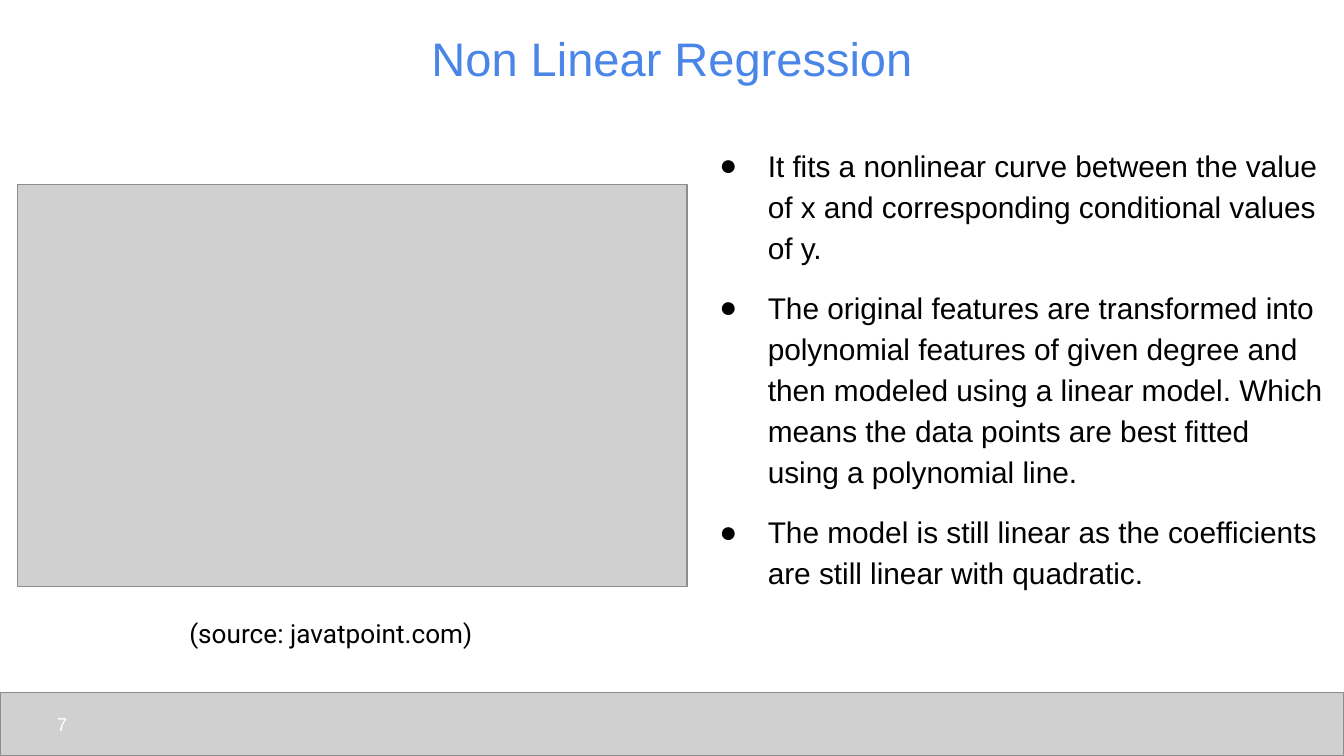
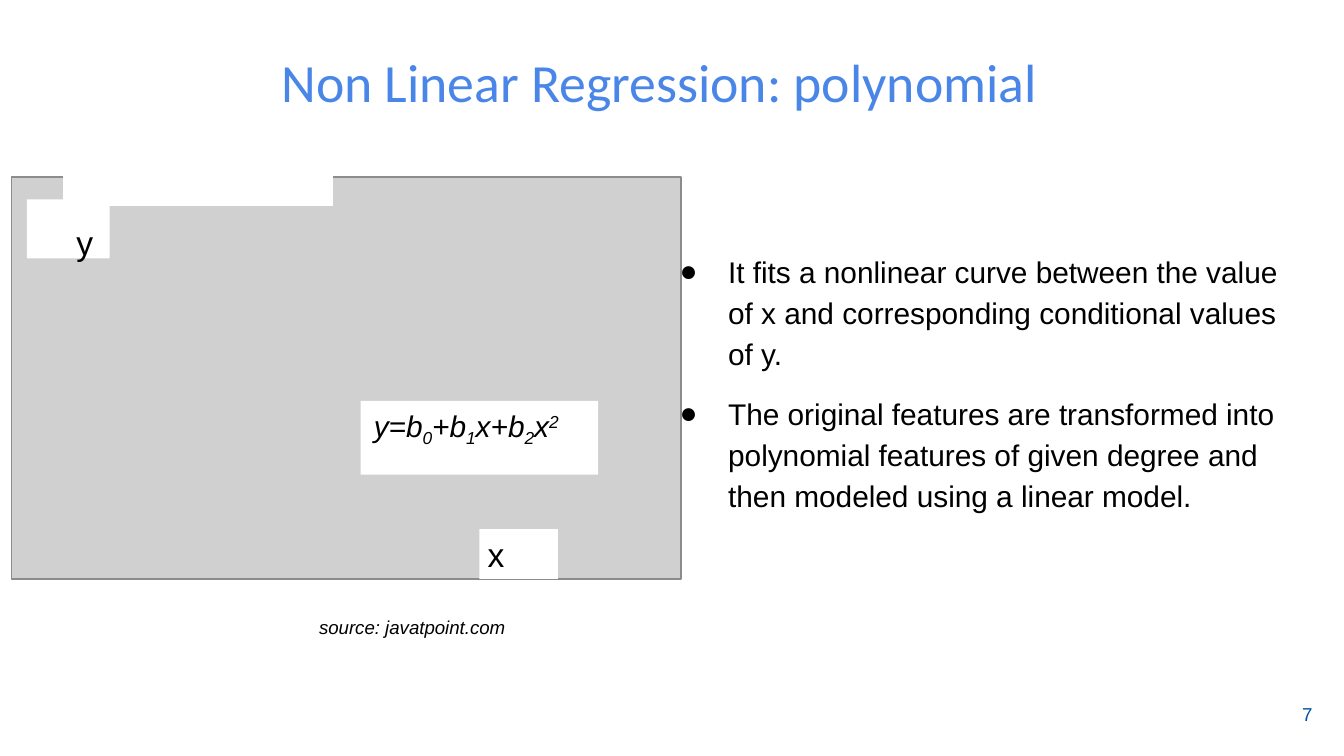
Before and after one commit to udel-cbcb/NIGMS-Sandbox-UD, a slide deck: slide 8 of Submodule_4/Lectures/Submodule_4_Lecture_1_ML_Models_and_Model_Evaluation.pptx (slide 7 before the commit). Drawn at 1344x756 pixels with LibreOffice and Linux fonts; fonts in the diff are those of the drawing; grey boxes stand for pictures; background and template pictures are left out. Boxes give left, top, right and bottom in pixels: in the first picture for what was removed or moved away, otherwise in the second. Text is boxed around its words. In the diff, an @@ line names an element or a change of style, - is before the commit and + after.

```diff
--- a/Submodule_4/Lectures/Submodule_4_Lecture_1_ML_Models_and_Model_Evaluation.pptx
+++ b/Submodule_4/Lectures/Submodule_4_Lecture_1_ML_Models_and_Model_Evaluation.pptx
@@ title at box(281, 64, 1037, 111): text changed; size 25.2 to 28.8 pt; font Arial to Calibri @@
-Non Linear Regression
+Non Linear Regression: polynomial
@@ picture: place and size @@
-picture at box(17, 184, 687, 586)
+picture at box(11, 177, 680, 579)
@@ text "It fits a nonlinear curve ...": place and size @@
-text "It fits a nonlinear curve ..." at box(768, 155, 1322, 590)
+text "It fits a nonlinear curve ..." at box(728, 261, 1277, 513)
@@ group added at box(27, 138, 598, 579): 4 rectangles, 2 texts @@
+y
+y
+x
+y=b0+b1x+b2x2
@@ text at box(728, 403, 1274, 513): text changed @@
-● The original features are transformed into polynomial features of given degree and then modeled using a linear model. Which means the data points are best fitted using a polynomial line.
-● The model is still linear as the coefficients are still linear with quadratic.
+● The original features are transformed into polynomial features of given degree and then modeled using a linear model.
@@ text at box(319, 620, 505, 638): text changed; size 14 to 10 pt; font Roboto to Arial; italic on @@
-(source: javatpoint.com)
+source: javatpoint.com
@@ page number: place and size @@
-page number at box(57, 719, 67, 731)
+page number at box(1302, 708, 1312, 721)
@@ page number at box(1302, 708, 1312, 721): text colour #FFFFFF to #00539F @@
@@ picture removed at box(0, 692, 1344, 755) @@
```
Also in this commit, not shown: 19 other slides changed, 7 slides added, 8 slides removed, 7 other files.
